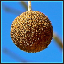
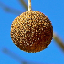
Comparing the layer stacks of the two 64px x 64px images. Changes:
removed layer "overlay" (was overlay, 50%) over [1, 1, 63, 63]
removed layer "border" over [0, 0, 64, 64]
